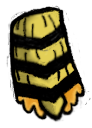
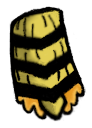
Layers edited between the first and the second 92x128 image:
painted on "Layer" over [6, 5, 91, 123]
added layer "2 #1" above "2" over [12, 12, 67, 115]
